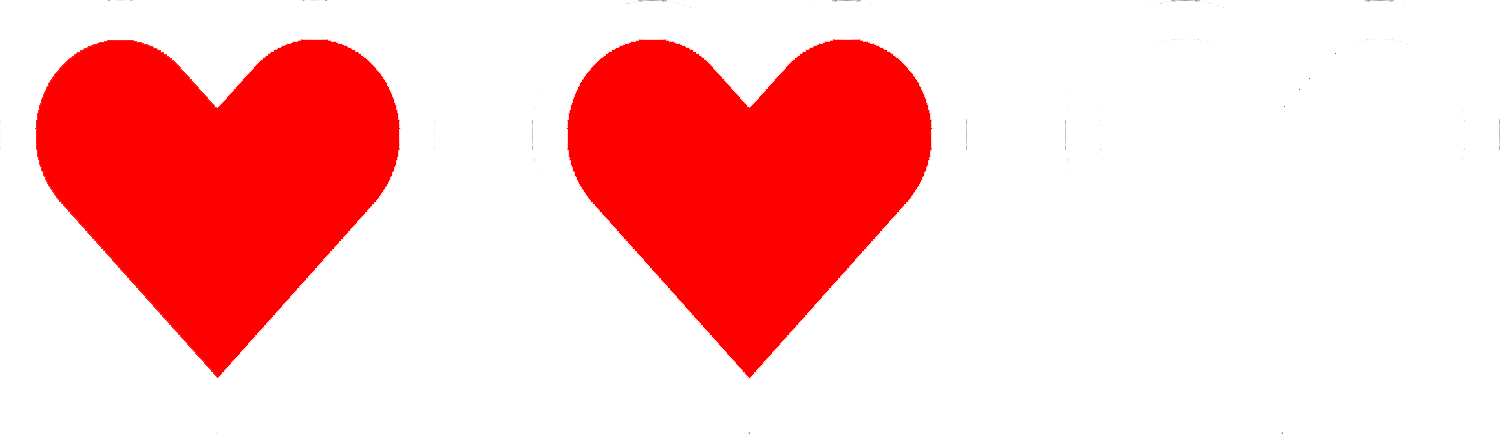
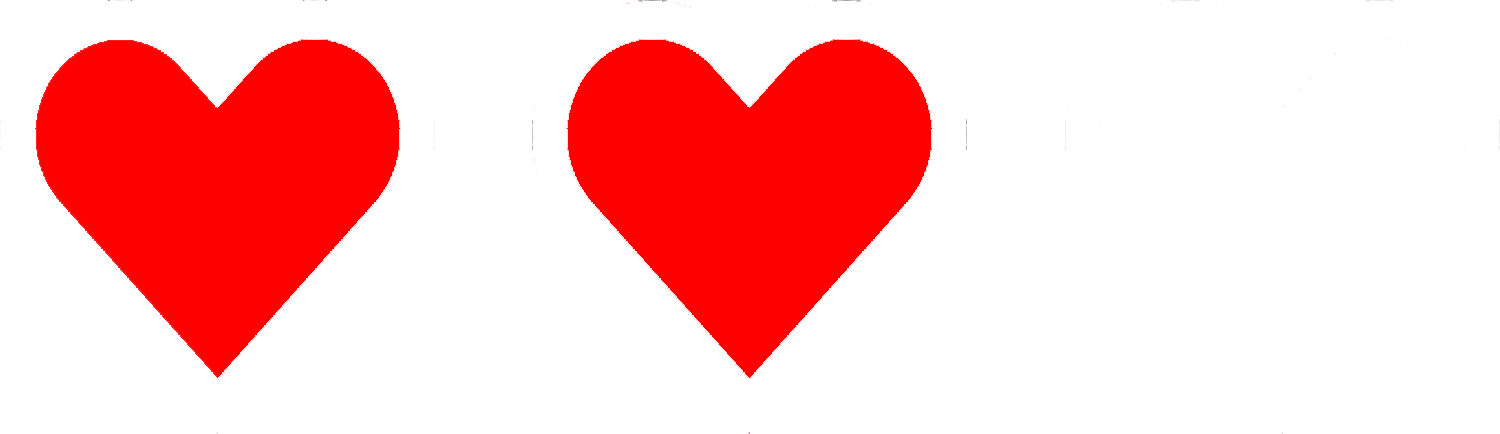
Layer changes from the first 1500px x 434px image to the second:
"Calque 3": opacity 100% → 28% over [1065, 0, 1500, 434]
